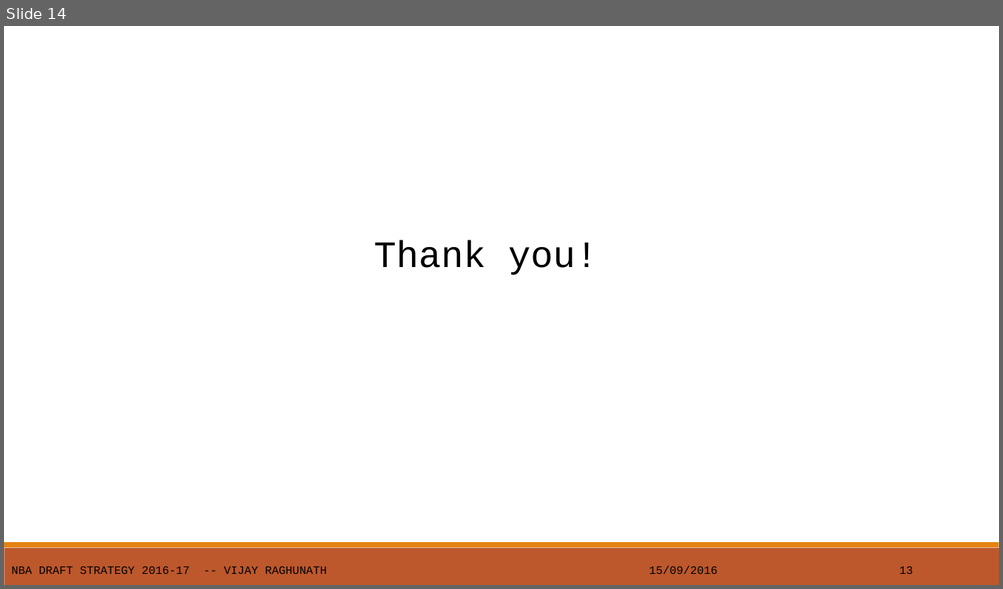
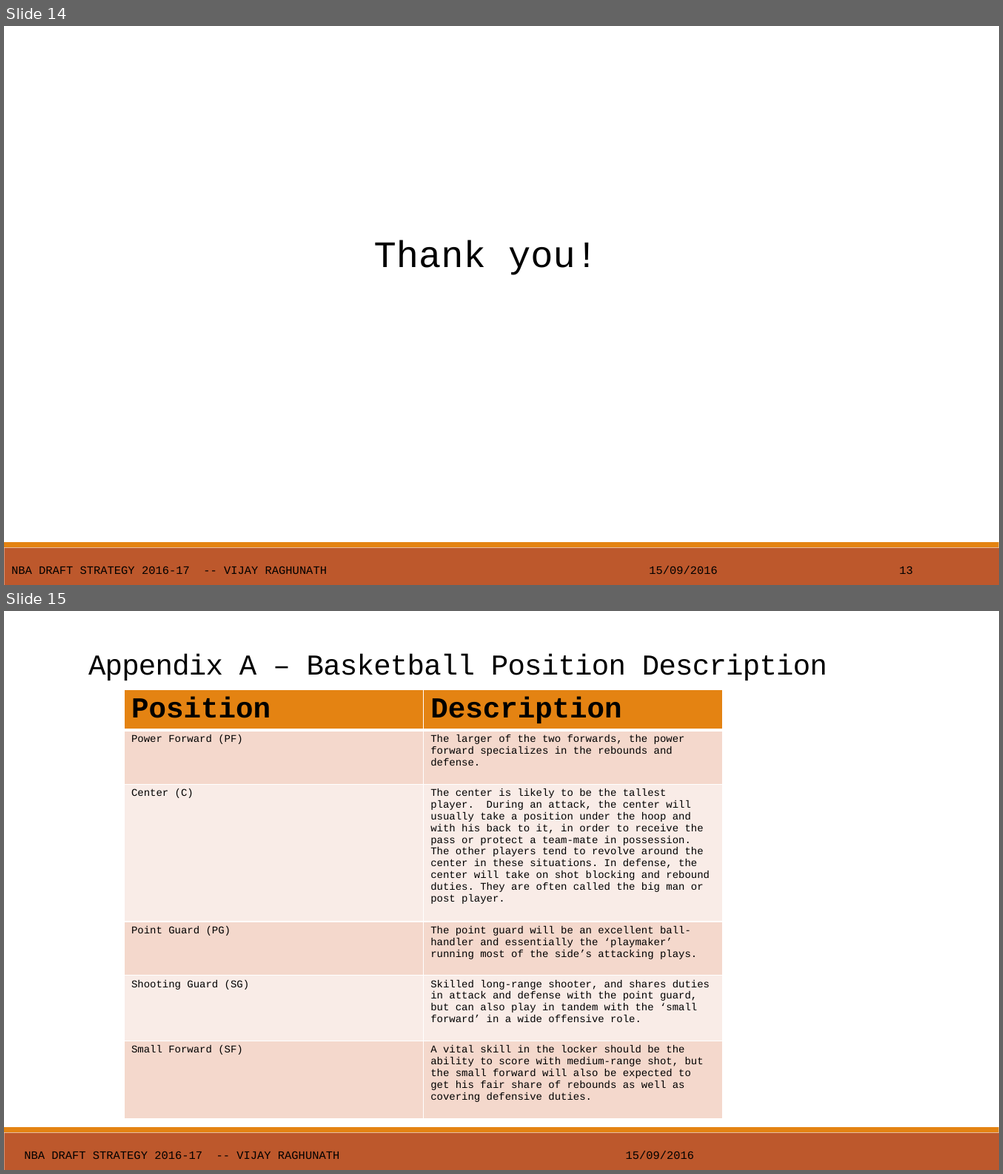
Before and after one commit to vijayr1912/NBA-scouting-draft, a slide deck: NBA-Draft-Scouting.pptx. Shown one above the other, each under a label of ours: slide 14 before the commit, slides 14 and 15 after it. The pictures are 1003x589 and 1003x1174 pixels, drawn with LibreOffice and Linux fonts; fonts in the diff are those of the drawing. Boxes give left, top, right and bottom in pixels: in the first picture for what was removed or moved away, otherwise in the second. Text is boxed around its words. In the diff, an @@ line names an element or a change of style, - is before the commit and + after.

```diff
--- a/NBA-Draft-Scouting.pptx
+++ b/NBA-Draft-Scouting.pptx
@@ slide 15 added at (x1=4, y1=611, x2=999, y2=1170), background #FFFFFF; not listed: 2 template elements that a slide beside it also shows @@
@@ text added at (x1=88, y1=654, x2=827, y2=681), 27.9 pt, text #000000 @@
+Appendix A – Basketball Position Description
@@ table added at (x1=124, y1=690, x2=723, y2=1125), 6 rows, 2 columns @@
+Position | Description
+Power Forward (PF) | The larger of the two forwards, the power forward specializes in the rebounds and defense.
+Center (C) | The center is likely to be the tallest player. During an attack, the center will usually take a position under the hoop and with his back to it, in order to receive the pass or protect a team-mate in possession. The other players tend to revolve around the center in these situations. In defense, the center will take on shot blocking and rebound duties. They are often called the big man or post player.
+Point Guard (PG) | The point guard will be an excellent ball-handler and essentially the ‘playmaker’ running most of the side’s attacking plays.
+Shooting Guard (SG) | Skilled long-range shooter, and shares duties in attack and defense with the point guard, but can also play in tandem with the ‘small forward’ in a wide offensive role.
+Small Forward (SF) | A vital skill in the locker should be the ability to score with medium-range shot, but the small forward will also be expected to get his fair share of rebounds as well as covering defensive duties.
@@ text added at (x1=24, y1=1151, x2=339, y2=1159), 11 pt, text #000000 @@
+NBA DRAFT STRATEGY 2016-17 -- VIJAY RAGHUNATH
@@ text added at (x1=626, y1=1151, x2=694, y2=1159), 11 pt, text #000000 @@
+15/09/2016
```
Also in this commit, not shown: 10 slides changed, 2 other files.
